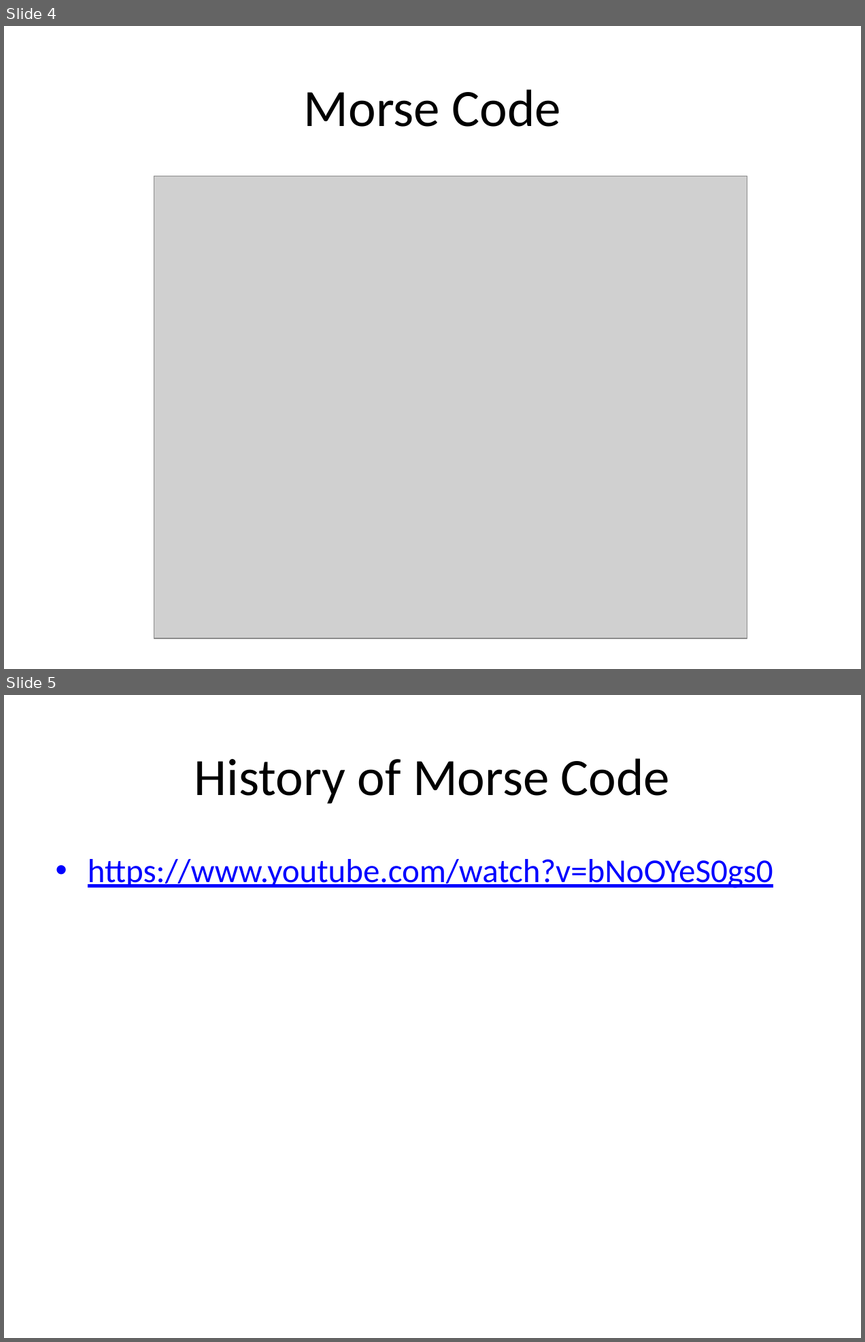
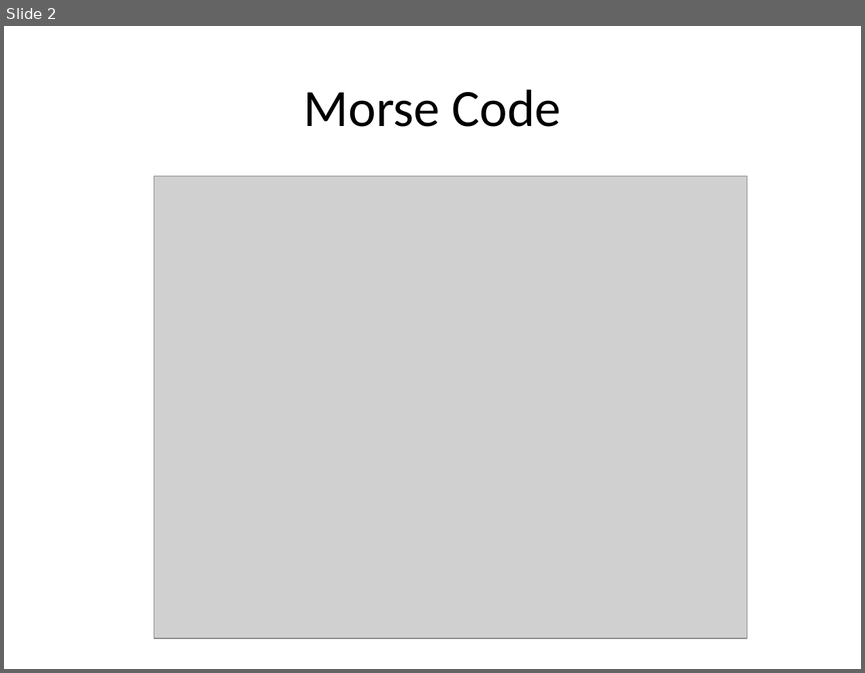
Before and after one commit to BirkaranGill/ICS3C0, a slide deck: Daily Agendas/Day7.2_MorseCodeChallange2_Oct17.pptx. Shown one above the other, each under a label of ours: slides 4 and 5 before the commit, slide 2 after it. The pictures are 865x1342 and 865x673 pixels, drawn with LibreOffice and Linux fonts; fonts in the diff are those of the drawing; grey boxes stand for pictures. Boxes give left, top, right and bottom in pixels: in the first picture for what was removed or moved away, otherwise in the second. Text is boxed around its words. In the diff, an @@ line names an element or a change of style, - is before the commit and + after.

```diff
--- a/Daily Agendas/Day7.2_MorseCodeChallange2_Oct17.pptx
+++ b/Daily Agendas/Day7.2_MorseCodeChallange2_Oct17.pptx
@@ slide 5 removed at box(4, 695, 861, 1338), background #FFFFFF @@
@@ title removed at box(194, 758, 670, 804) @@
-History of Morse Code
@@ text removed at box(88, 859, 773, 888) @@
-• https://www.youtube.com/watch?v=bNoOYeS0gs0
@@ what was slide 4 is now slide 2 @@
```
Also in this commit, not shown: 3 slides added, 2 other slides removed, 1 other file.
